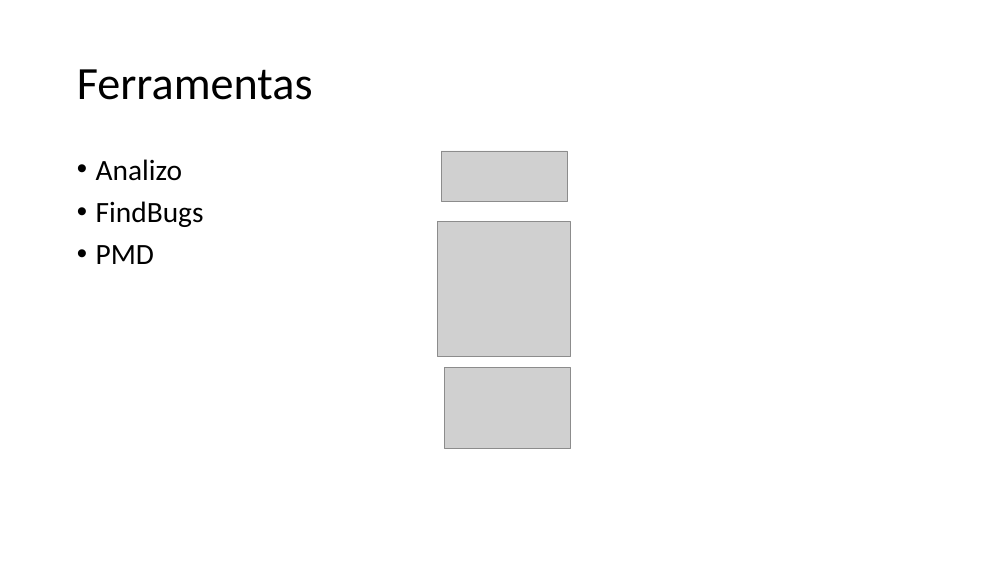
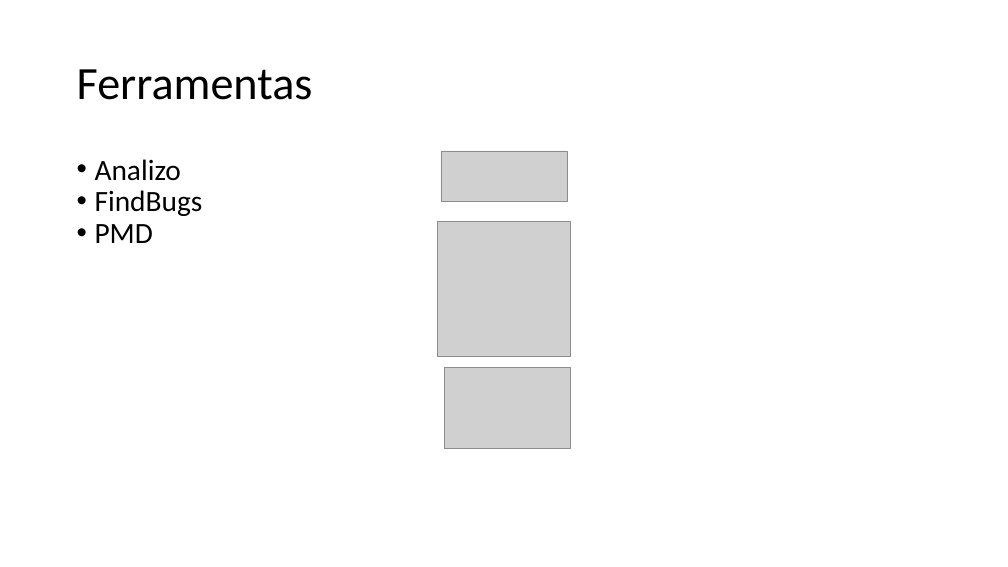
Before and after one commit to gutorc92/apresentacaoTCU, a slide deck: slide 8 of apresentacao.pptx (slide 9 before the commit). Drawn at 1008x567 pixels with LibreOffice and Linux fonts; fonts in the diff are those of the drawing; grey boxes stand for pictures. Boxes give left, top, right and bottom in pixels: in the first picture for what was removed or moved away, otherwise in the second. Text is boxed around its words. In the diff, an @@ line names an element or a change of style, - is before the commit and + after.

```diff
--- a/apresentacao.pptx
+++ b/apresentacao.pptx
@@ text "Analizo" at [95, 159, 203, 243]: indent changed; less space between paragraphs @@
```
Also in this commit, not shown: 8 other slides changed, 1 slide removed, 4 other files.
